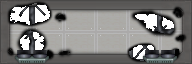
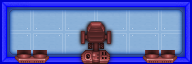
Layer changes from the first 192 × 64 image to the second:
showed group "Blueprint" (8 layers) over left=0, top=0, right=192, bottom=64
renamed "Ebene 1" to "Ebene 1 Kopie", painted on it over left=0, top=0, right=192, bottom=64
hid group "Floor_66" (5 layers) over left=0, top=0, right=192, bottom=64
hid "Structur" over left=0, top=0, right=192, bottom=64
